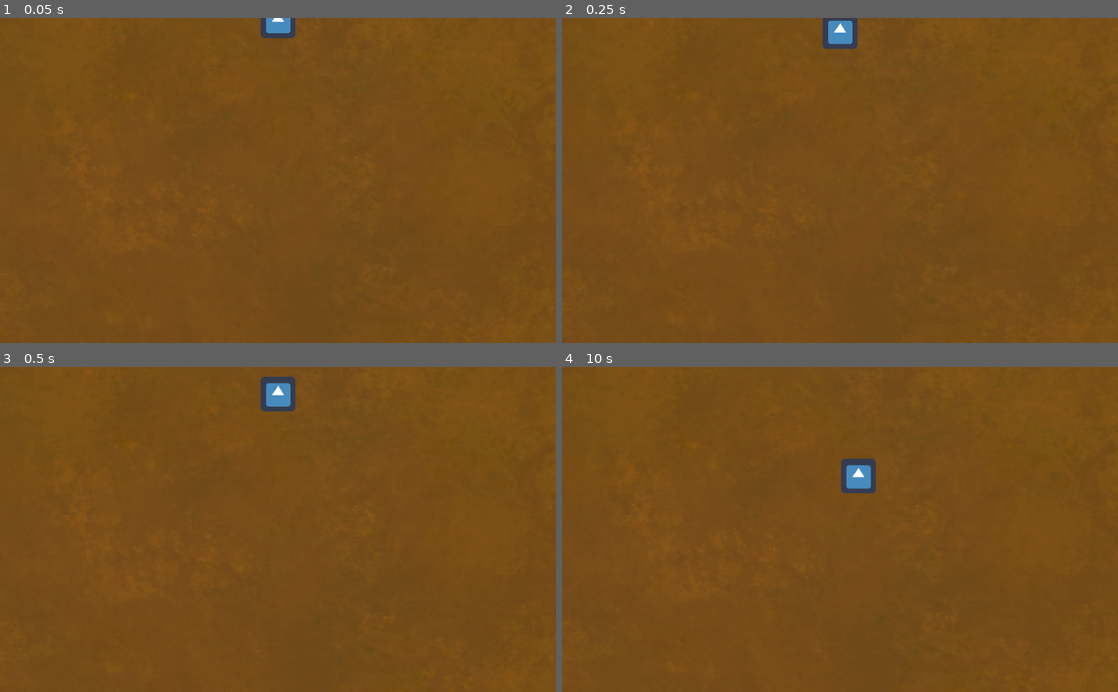
Above: before the commit, frames 1-4 (two rows, left to right).
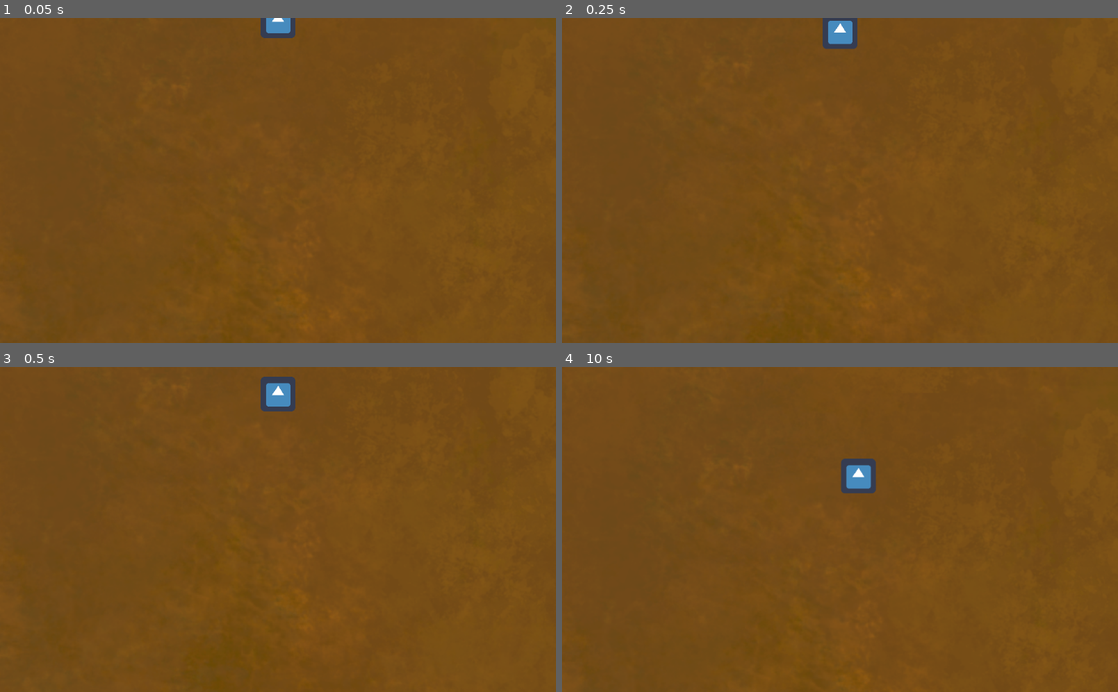
Above: after the commit, the same moments.

Repository: Lycentzia/I-am-Root
Game: Godot game, scene res://mainScreen.tscn
Same seed, same stepped clock (60 frames per second), same inputs: the game is played once before the commit and once after it. The engine's default icon, where the game draws it, is replaced by a stand-in: a white triangle on a blue panel in a dark square.
Inputs:
- Up to frame 1 (0.05 s): no input
- Up to frame 2 (0.25 s): no input
- Up to frame 3 (0.5 s): no input
- Up to frame 4 (10 s): hold Right (move_right) 0.53-1.28 s; hold Left (move_left) 1.28-2.03 s; hold Right (move_right) 2.03-3.53 s; hold Left (move_left) 3.53-5.78 s; hold Right (move_right) 5.78-8.03 s; hold Left (move_left) 8.03-9.53 s; hold Right (move_right) from 9.53 s (still down)

The runs differ from the first frame. In frame 1, less than 0.1% of the frame differs, in the area x 12-62%, y 23-97%; in frame 2, less than 0.1%; in frame 3, less than 0.1%; in frame 4, less than 0.1%.

Commit message:
animate background

Diff:
--- /dev/null
+++ b/Background.tscn
@@ -0,0 +1,16 @@
+[gd_scene load_steps=3 format=2]
+
+[ext_resource path="res://Dirt 1 .png" type="Texture" id=1]
+[ext_resource path="res://ParallaxBackground.gd" type="Script" id=2]
+
+[node name="Background" type="Node"]
+
+[node name="ParallaxBackground" type="ParallaxBackground" parent="."]
+script = ExtResource( 2 )
+
+[node name="ParallaxLayer" type="ParallaxLayer" parent="ParallaxBackground"]
+motion_scale = Vector2( 1, 0.5 )
+motion_mirroring = Vector2( 2048, 2048 )
+
+[node name="Sprite" type="Sprite" parent="ParallaxBackground/ParallaxLayer"]
+texture = ExtResource( 1 )
--- /dev/null
+++ b/ParallaxBackground.gd
@@ -0,0 +1,4 @@
+extends ParallaxBackground
+
+func _process(delta):
+	scroll_offset.y -= 400 * delta
--- a/mainScreen.tscn
+++ b/mainScreen.tscn
@@ -1,13 +1,10 @@
 [gd_scene load_steps=3 format=2]
 
 [ext_resource path="res://TipOfRoot.tscn" type="PackedScene" id=1]
-[ext_resource path="res://Dirt 1 .png" type="Texture" id=3]
+[ext_resource path="res://Background.tscn" type="PackedScene" id=2]
 
 [node name="Node2D" type="Node2D"]
 
-[node name="Dirt1" type="Sprite" parent="."]
-position = Vector2( 496, 384 )
-scale = Vector2( 0.663086, 0.574707 )
-texture = ExtResource( 3 )
+[node name="TipOfRoot" parent="." instance=ExtResource( 1 )]
 
-[node name="TipOfRoot" parent="." instance=ExtResource( 1 )]
+[node name="Background" parent="." instance=ExtResource( 2 )]
